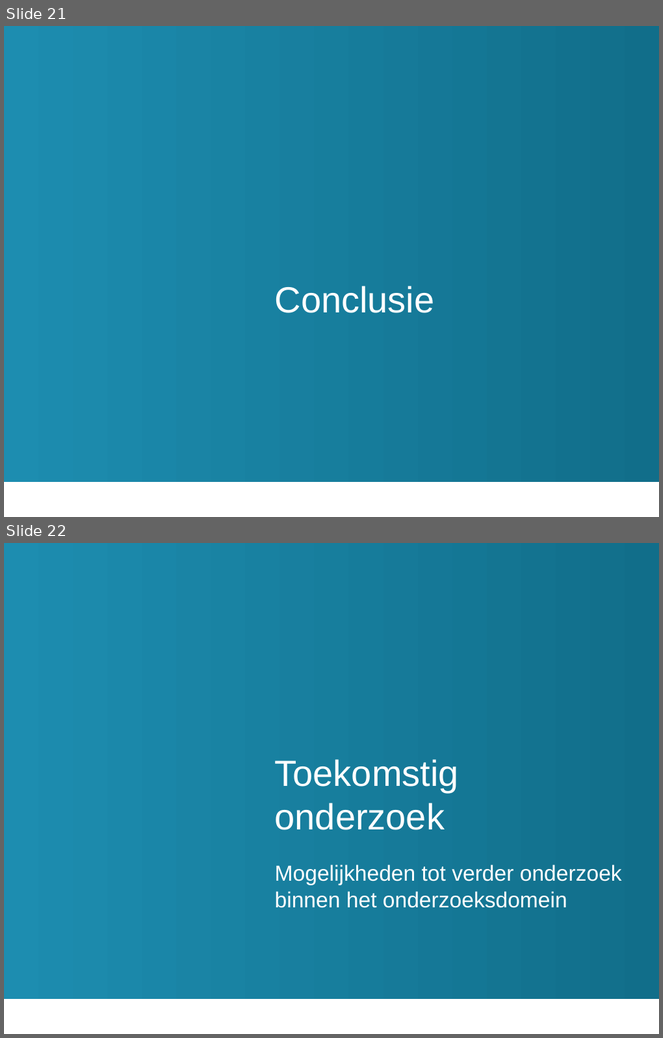
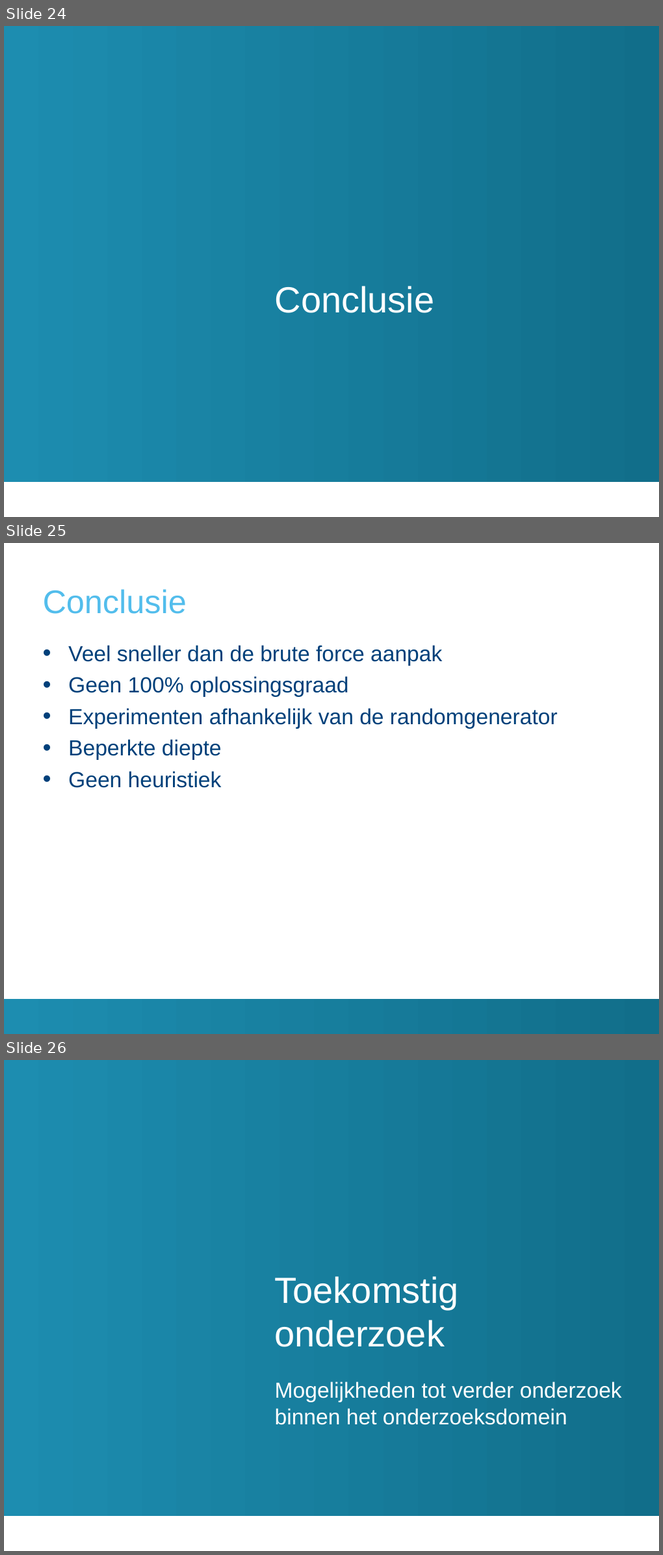
Before and after one commit to TomDeGroote/Bachelorproef, a slide deck: Paper/Finale Presentatie/presentatie.pptx. Shown one above the other, each under a label of ours: slides 21 and 22 before the commit, slides 24, 25 and 26 after it. The pictures are 663x1038 and 663x1555 pixels, drawn with LibreOffice and Linux fonts; fonts in the diff are those of the drawing; background and template pictures are left out. Boxes give left, top, right and bottom in pixels: in the first picture for what was removed or moved away, otherwise in the second. Text is boxed around its words. In the diff, an @@ line names an element or a change of style, - is before the commit and + after.

```diff
--- a/Paper/Finale Presentatie/presentatie.pptx
+++ b/Paper/Finale Presentatie/presentatie.pptx
@@ slide 25 added at [4,543,659,1034], background #FFFFFF @@
@@ title added at [43,589,187,614], 36 pt, text #52BDEC @@
+Conclusie
@@ text added at [68,645,558,788], 24 pt, text #00407A @@
+• Veel sneller dan de brute force aanpak
+• Geen 100% oplossingsgraad
+• Experimenten afhankelijk van de randomgenerator
+• Beperkte diepte
+• Geen heuristiek
@@ rectangle added at [4,1000,659,1034], fill gradient #1D8DB0 to #116E8A to #177E9D to #BED8E8 @@
@@ what was slide 21 is now slide 24 @@
@@ what was slide 22 is now slide 26 @@
```
Also in this commit, not shown: 2 slides changed, 3 other slides added, 7 other files.
